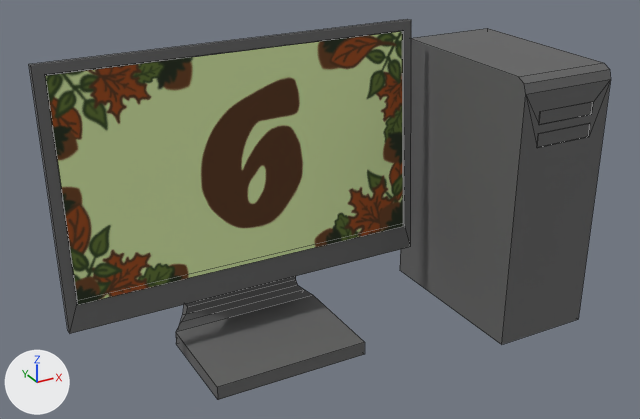
An edit to the OBJ model public/models/computer6.obj, drawn before and after from the same camera.
Camera for both pictures: a 50 mm lens placed at (-3.46, -8.33, 5.25), pointed at (0.57, -1.0, 1.59). Arrows for +X, +Y and +Z are at lower left; the lights stay in place. Mesh edges are drawn as thin lines. Where no turn or scale is listed for an object, it has been applied to the vertices.

The older version as bpy lines, for what is in view:
```python
me_computer_001 = bpy.data.meshes.new('computer.001')
me_computer_001.from_pydata(...)  # 84 vertices, 68 faces; spans x -2.0..3.37, y -2.03..-0.03, z 0.02..3.28
me_computer_001.materials.append(mat_computermaterial_000)  # dark grey #656565
me_fläche_001 = bpy.data.meshes.new('Fläche.001')
me_fläche_001.from_pydata(...)  # 4 vertices, 1 face; spans x -1.89..1.89, y -0.6..-0.42, z 0.94..3.18
me_fläche_001.materials.append(mat_computermaterial_003)  # picture img_6_png
ob_computer_001 = bpy.data.objects.new('computer.001', me_computer_001)
ob_computer_001.location = (0.0, 0.0, 0.0)
ob_fläche_001 = bpy.data.objects.new('Fläche.001', me_fläche_001)
ob_fläche_001.location = (0.0, 0.0, 0.0)
```
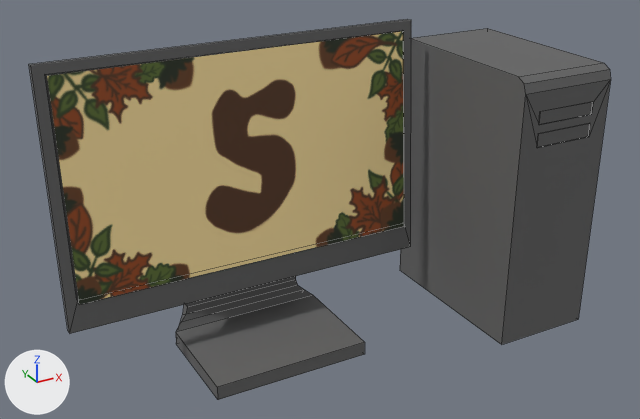
Location of each change, [x1, y1, x2, y2] in pixels of the pictures (640 x 419 px):
```json
{"object": "Fläche.001", "change": "recoloured", "before": [45, 31, 404, 305], "after": [45, 31, 404, 305], "on screen": "green to yellow"}
```

Edits to the scene script, one JSON object a line:
```json
{"op": "add", "block": "img_5_png", "code": ["img_5_png = load_image('5.png', '../textures/5.png', 380, 220, 'sRGB')"]}
{"op": "add", "block": "mat_computermaterial_002", "code": ["mat_computermaterial_002 = principled_material('ComputerMaterial.002')", "mat_computermaterial_002.texture = img_5_png", "mat_computermaterial_002.roughness = 0.526"]}
{"block": "me_fläche_001", "where": "me_fläche_001.from_pydata(...)  # 4 vertices, 1 face; spans x -1.89..1.89, y -0.6..-0.42, z 0.94..3.18"}
{"op": "remove", "block": "me_fläche_001", "code": "me_fläche_001.materials.append(mat_computermaterial_003)  # picture img_6_png"}
{"op": "add", "block": "me_fläche_001", "code": "me_fläche_001.materials.append(mat_computermaterial_002)  # picture img_5_png"}
```
